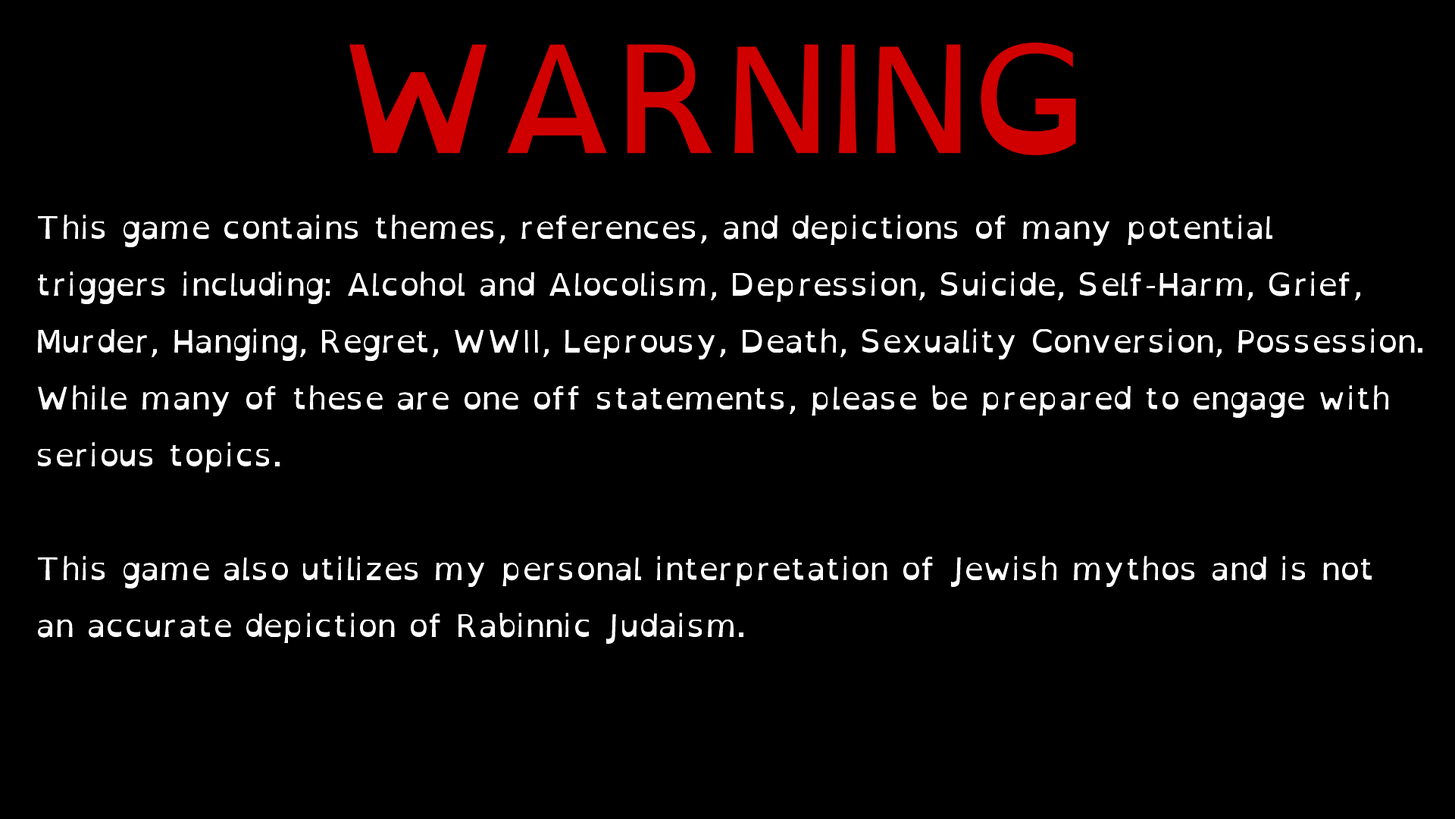
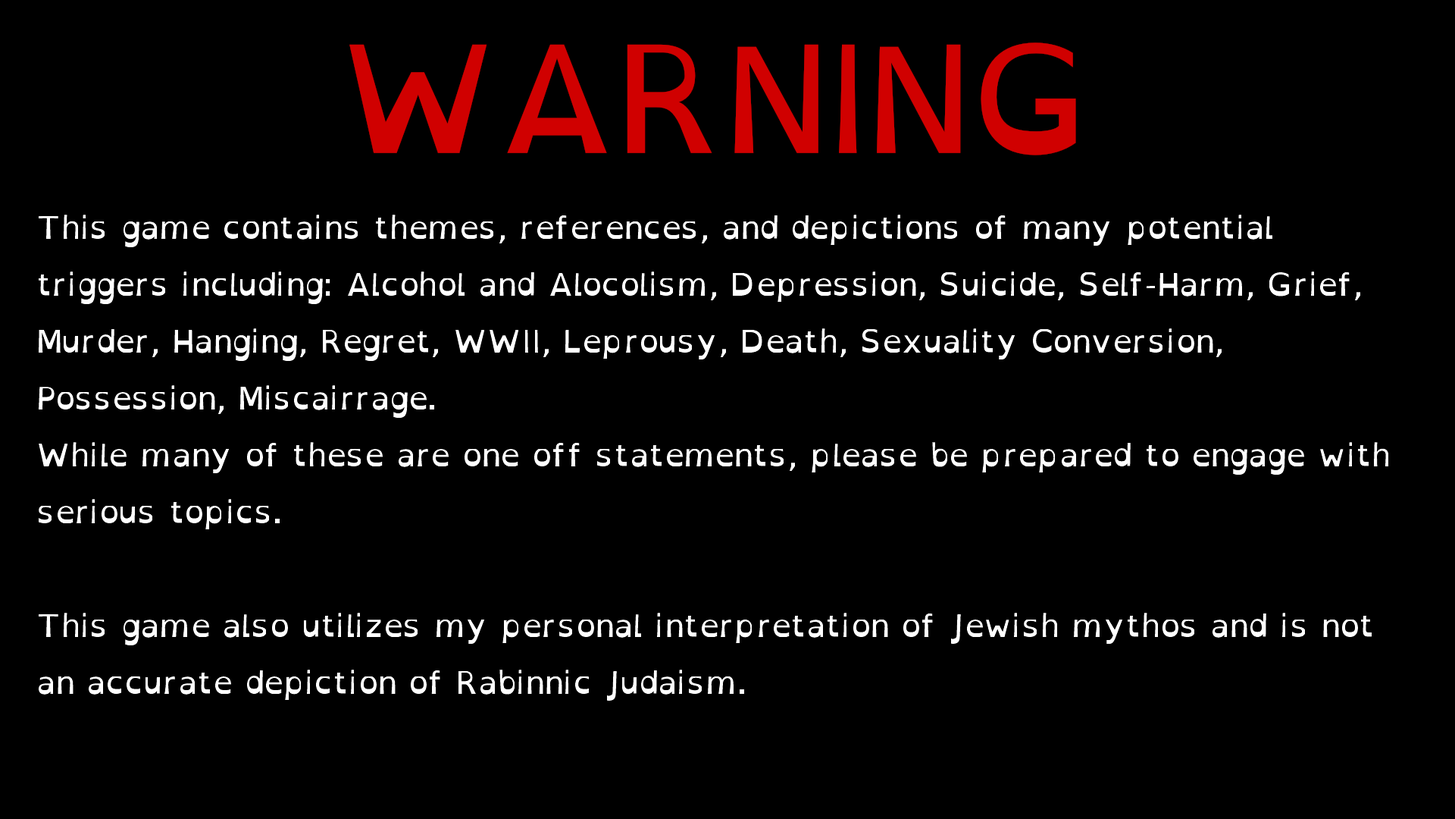
Comparing the layer stacks of the two 1455×819 images. Changes:
painted on "Background" over box(37, 214, 1423, 701)
